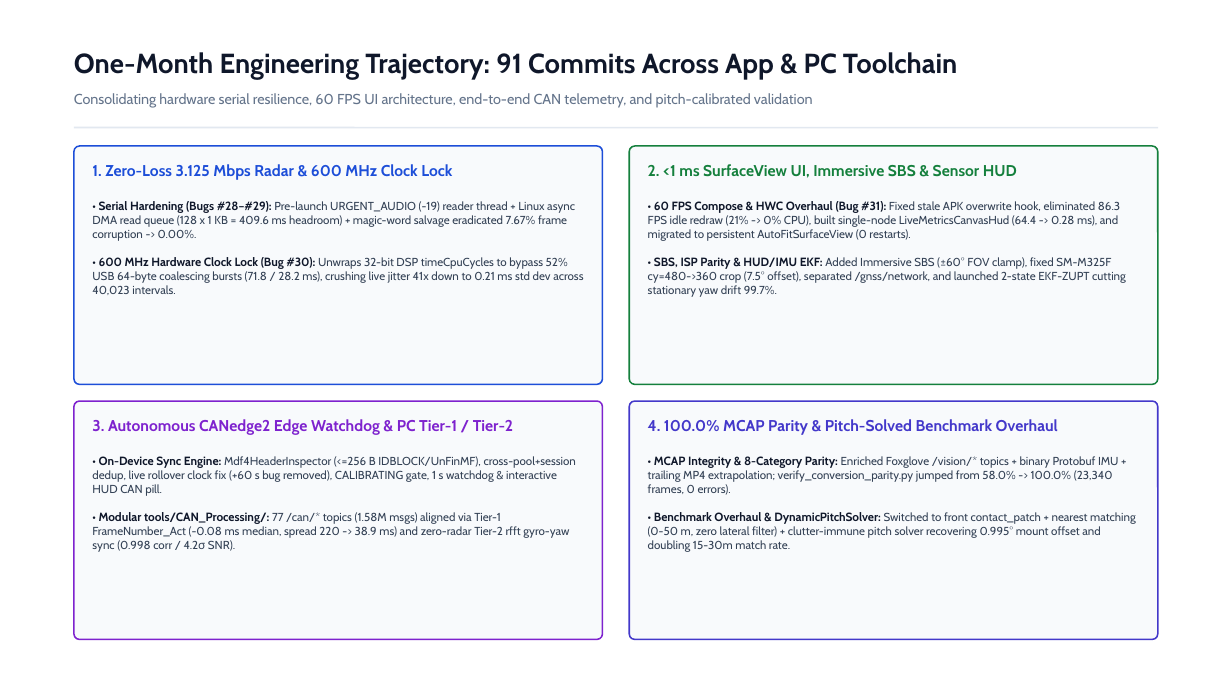
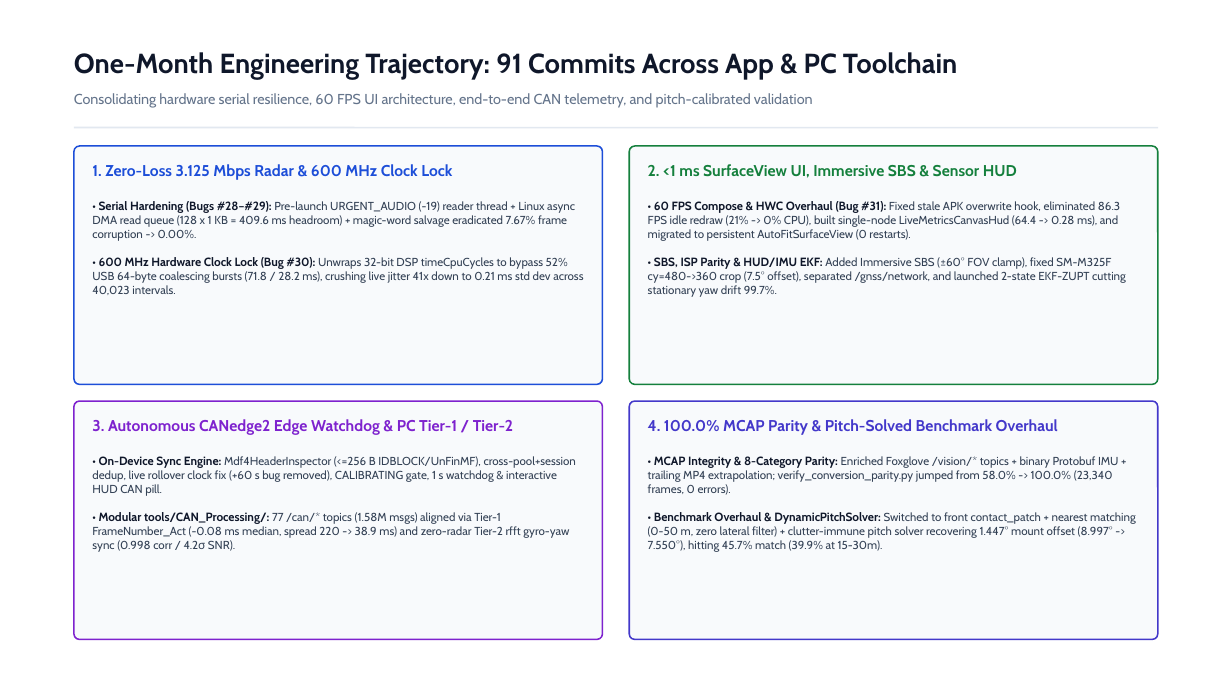
Before and after one commit to kadurushil/RoadSense_logger, a slide deck: slide 2 of intel/presentations/decks/RoadSense_Update4_Executive_Progress.pptx. Drawn at 1232x693 pixels with LibreOffice and Linux fonts; fonts in the diff are those of the drawing. Boxes give left, top, right and bottom in pixels: in the first picture for what was removed or moved away, otherwise in the second. Text is boxed around its words. In the diff, an @@ line names an element or a change of style, - is before the commit and + after.

```diff
--- a/intel/presentations/decks/RoadSense_Update4_Executive_Progress.pptx
+++ b/intel/presentations/decks/RoadSense_Update4_Executive_Progress.pptx
@@ text at [648, 419, 1136, 552]: text changed @@
-4. 100.0% MCAP Parity & Pitch-Solved Benchmark Overhaul
-• MCAP Integrity & 8-Category Parity: Enriched Foxglove /vision/* topics + binary Protobuf IMU + trailing MP4 extrapolation; verify_conversion_parity.py jumped from 58.0% -> 100.0% (23,340 frames, 0 errors).
-• Benchmark Overhaul & DynamicPitchSolver: Switched to front contact_patch + nearest matching (0-50 m, zero lateral filter) + clutter-immune pitch solver recovering 0.995° mount offset and doubling 15-30m match rate.
+4. 100.0% MCAP Parity & Pitch-Solved Benchmark Overhaul
+• MCAP Integrity & 8-Category Parity: Enriched Foxglove /vision/* topics + binary Protobuf IMU + trailing MP4 extrapolation; verify_conversion_parity.py jumped from 58.0% -> 100.0% (23,340 frames, 0 errors).
+• Benchmark Overhaul & DynamicPitchSolver: Switched to front contact_patch + nearest matching (0-50 m, zero lateral filter) + clutter-immune pitch solver recovering 1.447° mount offset (8.997° -> 7.550°), hitting 45.7% match (39.9% at 15-30m).
```
Also in this commit, not shown: 4 other slides changed, 2 other files.
